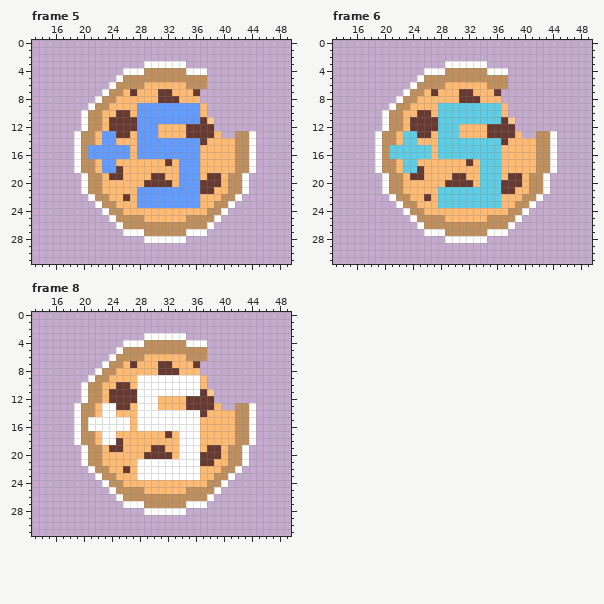
Edited in one commit: pixel-art file (Textures/AchievementReward.aseprite). That is the earlier state.
64x32 pixels, 8 frames. Shown: frame 5: x 13..49, y 0..31; frame 6: x 13..49, y 0..31; frame 8: x 13..49, y 0..31. The commit also changed other frames, which this record leaves out.
The same view after the edit:
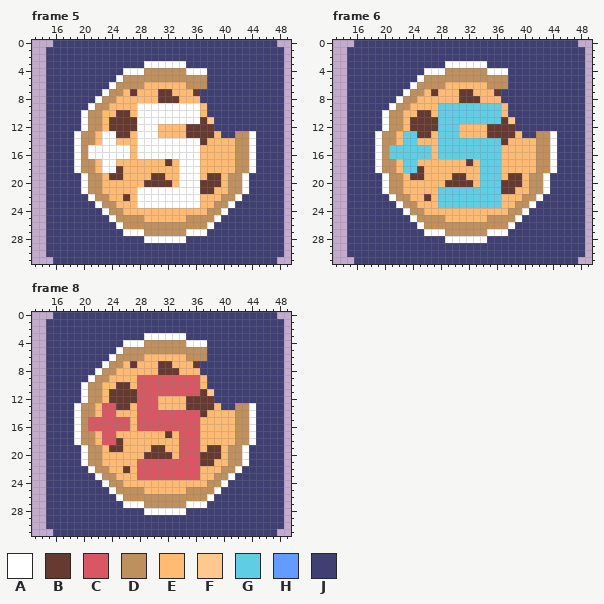
Palette (. is transparent): A #ffffff  B #663931  C #d95763  D #bf8f5e  E #ffba74  F #ffc88f  G #5fcde4  H #639bff  J #3f3f74
The edit:
layer "Layer 3" added
Frame 5, layers "Layer 2", "Layer 1", "Layer 3":
y 0: x 16..47 ................................ -> JJJJJJJJJJJJJJJJJJJJJJJJJJJJJJJJ
y 1..2: x 15..48 .................................. -> JJJJJJJJJJJJJJJJJJJJJJJJJJJJJJJJJJ
y 3: x 15..28 .............. -> JJJJJJJJJJJJJJ; x 35..48 .............. -> JJJJJJJJJJJJJJ
y 4: x 15..25 ........... -> JJJJJJJJJJJ; x 38..48 ........... -> JJJJJJJJJJJ
y 5: x 15..24 .......... -> JJJJJJJJJJ; x 38..48 ........... -> JJJJJJJJJJJ
y 6: x 15..23 ......... -> JJJJJJJJJ; x 38..48 ........... -> JJJJJJJJJJJ
y 7: x 15..22 ........ -> JJJJJJJJ; x 37..48 ............ -> JJJJJJJJJJJJ
y 8: x 15..21 ....... -> JJJJJJJ; x 37..48 ............ -> JJJJJJJJJJJJ
y 9: x 15..20 ...... -> JJJJJJ; x 28..36 HHHHHHHHH -> AAAAAAAAA; x 38..48 ........... -> JJJJJJJJJJJ
y 10: x 15..19 ..... -> JJJJJ; x 28..36 HHHHHHHHH -> AAAAAAAAA; x 38..48 ........... -> JJJJJJJJJJJ
y 11: x 15..19 ..... -> JJJJJ; x 28..36 HHHHHHHHH -> AAAAAAAAA; x 39..48 .......... -> JJJJJJJJJJ
y 12: x 15..19 ..... -> JJJJJ; x 28..30 HHH -> AAA; x 39..48 .......... -> JJJJJJJJJJ
y 13: x 15..18 .... -> JJJJ; x 23..24 HH -> AA; x 28..30 HHH -> AAA; x 40..41 .. -> JJ; x 45..48 .... -> JJJJ
y 14: x 15..18 .... -> JJJJ; x 23..24 HH -> AA; x 28..36 HHHHHHHHH -> AAAAAAAAA; x 45..48 .... -> JJJJ
y 15..16: x 15..18 .... -> JJJJ; x 21..26 HHHHHH -> AAAAAA; x 28..36 HHHHHHHHH -> AAAAAAAAA; x 45..48 .... -> JJJJ
y 17..18: x 15..18 .... -> JJJJ; x 23..24 HH -> AA; x 34..36 HHH -> AAA; x 45..48 .... -> JJJJ
y 19..20: x 15..19 ..... -> JJJJJ; x 34..36 HHH -> AAA; x 44..48 ..... -> JJJJJ
y 21: x 15..19 ..... -> JJJJJ; x 28..36 HHHHHHHHH -> AAAAAAAAA; x 44..48 ..... -> JJJJJ
y 22: x 15..20 ...... -> JJJJJJ; x 28..36 HHHHHHHHH -> AAAAAAAAA; x 43..48 ...... -> JJJJJJ
y 23: x 15..21 ....... -> JJJJJJJ; x 28..36 HHHHHHHHH -> AAAAAAAAA; x 42..48 ....... -> JJJJJJJ
y 24: x 15..22 ........ -> JJJJJJJJ; x 41..48 ........ -> JJJJJJJJ
y 25: x 15..23 ......... -> JJJJJJJJJ; x 40..48 ......... -> JJJJJJJJJ
y 26: x 15..24 .......... -> JJJJJJJJJJ; x 39..48 .......... -> JJJJJJJJJJ
y 27: x 15..25 ........... -> JJJJJJJJJJJ; x 38..48 ........... -> JJJJJJJJJJJ
y 28: x 15..28 .............. -> JJJJJJJJJJJJJJ; x 35..48 .............. -> JJJJJJJJJJJJJJ
y 29..30: x 15..48 .................................. -> JJJJJJJJJJJJJJJJJJJJJJJJJJJJJJJJJJ
y 31: x 16..47 ................................ -> JJJJJJJJJJJJJJJJJJJJJJJJJJJJJJJJ
Frame 6, layer "Layer 3":
y 0: x 16..47 ................................ -> JJJJJJJJJJJJJJJJJJJJJJJJJJJJJJJJ
y 1..2: x 15..48 .................................. -> JJJJJJJJJJJJJJJJJJJJJJJJJJJJJJJJJJ
y 3: x 15..28 .............. -> JJJJJJJJJJJJJJ; x 35..48 .............. -> JJJJJJJJJJJJJJ
y 4: x 15..25 ........... -> JJJJJJJJJJJ; x 38..48 ........... -> JJJJJJJJJJJ
y 5: x 15..24 .......... -> JJJJJJJJJJ; x 38..48 ........... -> JJJJJJJJJJJ
y 6: x 15..23 ......... -> JJJJJJJJJ; x 38..48 ........... -> JJJJJJJJJJJ
y 7: x 15..22 ........ -> JJJJJJJJ; x 37..48 ............ -> JJJJJJJJJJJJ
y 8: x 15..21 ....... -> JJJJJJJ; x 37..48 ............ -> JJJJJJJJJJJJ
y 9: x 15..20 ...... -> JJJJJJ; x 38..48 ........... -> JJJJJJJJJJJ
y 10: x 15..19 ..... -> JJJJJ; x 38..48 ........... -> JJJJJJJJJJJ
y 11..12: x 15..19 ..... -> JJJJJ; x 39..48 .......... -> JJJJJJJJJJ
y 13: x 15..18 .... -> JJJJ; x 40..41 .. -> JJ; x 45..48 .... -> JJJJ
y 14..18: x 15..18 .... -> JJJJ; x 45..48 .... -> JJJJ
y 19..21: x 15..19 ..... -> JJJJJ; x 44..48 ..... -> JJJJJ
y 22: x 15..20 ...... -> JJJJJJ; x 43..48 ...... -> JJJJJJ
y 23: x 15..21 ....... -> JJJJJJJ; x 42..48 ....... -> JJJJJJJ
y 24: x 15..22 ........ -> JJJJJJJJ; x 41..48 ........ -> JJJJJJJJ
y 25: x 15..23 ......... -> JJJJJJJJJ; x 40..48 ......... -> JJJJJJJJJ
y 26: x 15..24 .......... -> JJJJJJJJJJ; x 39..48 .......... -> JJJJJJJJJJ
y 27: x 15..25 ........... -> JJJJJJJJJJJ; x 38..48 ........... -> JJJJJJJJJJJ
y 28: x 15..28 .............. -> JJJJJJJJJJJJJJ; x 35..48 .............. -> JJJJJJJJJJJJJJ
y 29..30: x 15..48 .................................. -> JJJJJJJJJJJJJJJJJJJJJJJJJJJJJJJJJJ
y 31: x 16..47 ................................ -> JJJJJJJJJJJJJJJJJJJJJJJJJJJJJJJJ
Frame 8, layers "Layer 2", "Layer 1", "Layer 3":
y 0: x 16..47 ................................ -> JJJJJJJJJJJJJJJJJJJJJJJJJJJJJJJJ
y 1..2: x 15..48 .................................. -> JJJJJJJJJJJJJJJJJJJJJJJJJJJJJJJJJJ
y 3: x 15..28 .............. -> JJJJJJJJJJJJJJ; x 35..48 .............. -> JJJJJJJJJJJJJJ
y 4: x 15..25 ........... -> JJJJJJJJJJJ; x 38..48 ........... -> JJJJJJJJJJJ
y 5: x 15..24 .......... -> JJJJJJJJJJ; x 38..48 ........... -> JJJJJJJJJJJ
y 6: x 15..23 ......... -> JJJJJJJJJ; x 38..48 ........... -> JJJJJJJJJJJ
y 7: x 15..22 ........ -> JJJJJJJJ; x 37..48 ............ -> JJJJJJJJJJJJ
y 8: x 15..21 ....... -> JJJJJJJ; x 37..48 ............ -> JJJJJJJJJJJJ
y 9: x 15..20 ...... -> JJJJJJ; x 28..36 AAAAAAAAA -> CCCCCCCCC; x 38..48 ........... -> JJJJJJJJJJJ
y 10: x 15..19 ..... -> JJJJJ; x 28..36 AAAAAAAAA -> CCCCCCCCC; x 38..48 ........... -> JJJJJJJJJJJ
y 11: x 15..19 ..... -> JJJJJ; x 28..36 AAAAAAAAA -> CCCCCCCCC; x 39..48 .......... -> JJJJJJJJJJ
y 12: x 15..19 ..... -> JJJJJ; x 28..30 AAA -> CCC; x 39..48 .......... -> JJJJJJJJJJ
y 13: x 15..18 .... -> JJJJ; x 23..24 AA -> CC; x 28..30 AAA -> CCC; x 40..41 .. -> JJ; x 45..48 .... -> JJJJ
y 14: x 15..18 .... -> JJJJ; x 23..24 AA -> CC; x 28..36 AAAAAAAAA -> CCCCCCCCC; x 45..48 .... -> JJJJ
y 15..16: x 15..18 .... -> JJJJ; x 21..26 AAAAAA -> CCCCCC; x 28..36 AAAAAAAAA -> CCCCCCCCC; x 45..48 .... -> JJJJ
y 17..18: x 15..18 .... -> JJJJ; x 23..24 AA -> CC; x 34..36 AAA -> CCC; x 45..48 .... -> JJJJ
y 19..20: x 15..19 ..... -> JJJJJ; x 34..36 AAA -> CCC; x 44..48 ..... -> JJJJJ
y 21: x 15..19 ..... -> JJJJJ; x 28..36 AAAAAAAAA -> CCCCCCCCC; x 44..48 ..... -> JJJJJ
y 22: x 15..20 ...... -> JJJJJJ; x 28..36 AAAAAAAAA -> CCCCCCCCC; x 43..48 ...... -> JJJJJJ
y 23: x 15..21 ....... -> JJJJJJJ; x 28..36 AAAAAAAAA -> CCCCCCCCC; x 42..48 ....... -> JJJJJJJ
y 24: x 15..22 ........ -> JJJJJJJJ; x 41..48 ........ -> JJJJJJJJ
y 25: x 15..23 ......... -> JJJJJJJJJ; x 40..48 ......... -> JJJJJJJJJ
y 26: x 15..24 .......... -> JJJJJJJJJJ; x 39..48 .......... -> JJJJJJJJJJ
y 27: x 15..25 ........... -> JJJJJJJJJJJ; x 38..48 ........... -> JJJJJJJJJJJ
y 28: x 15..28 .............. -> JJJJJJJJJJJJJJ; x 35..48 .............. -> JJJJJJJJJJJJJJ
y 29..30: x 15..48 .................................. -> JJJJJJJJJJJJJJJJJJJJJJJJJJJJJJJJJJ
y 31: x 16..47 ................................ -> JJJJJJJJJJJJJJJJJJJJJJJJJJJJJJJJ
Pixel boxes of the changes (left, top, right, bottom) in both pictures:
changed: (46, 40, 284, 264)
added: (347, 40, 585, 264)
changed: (46, 312, 284, 536)
